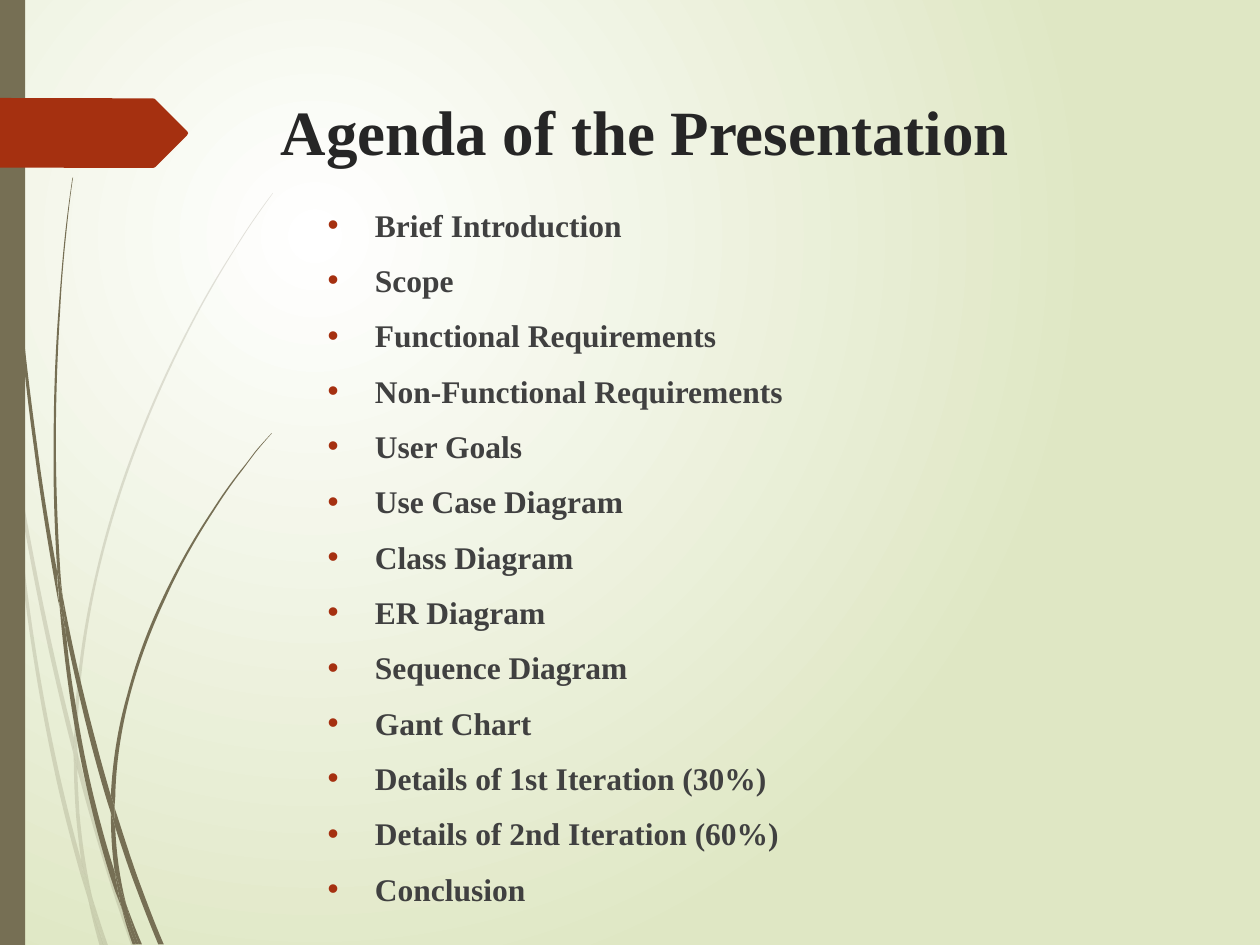
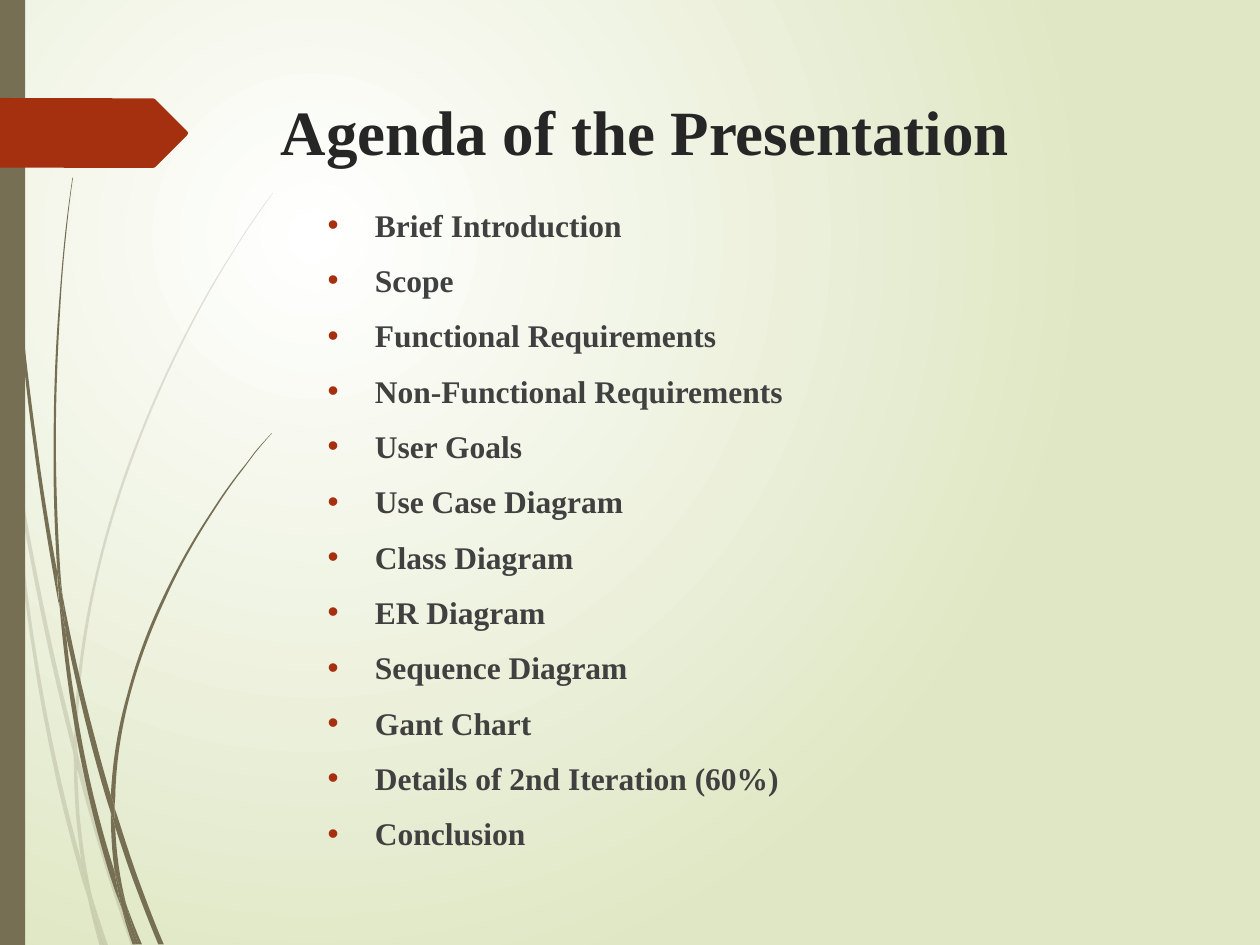
Before and after one commit to OmerAwan445/FurnishARt_FYP_Documentation, a slide deck: slide 3 of 100%/100% Presentation.pptx. Drawn at 1260x945 pixels with LibreOffice and Linux fonts; fonts in the diff are those of the drawing. Boxes give left, top, right and bottom in pixels: in the first picture for what was removed or moved away, otherwise in the second. Text is boxed around its words. In the diff, an @@ line names an element or a change of style, - is before the commit and + after.

```diff
--- a/100%/100% Presentation.pptx
+++ b/100%/100% Presentation.pptx
@@ text at (x1=375, y1=768, x2=766, y2=796): paragraph removed @@
-• Details of 1st Iteration (30%)
```
Also in this commit, not shown: 1 other slide changed.
